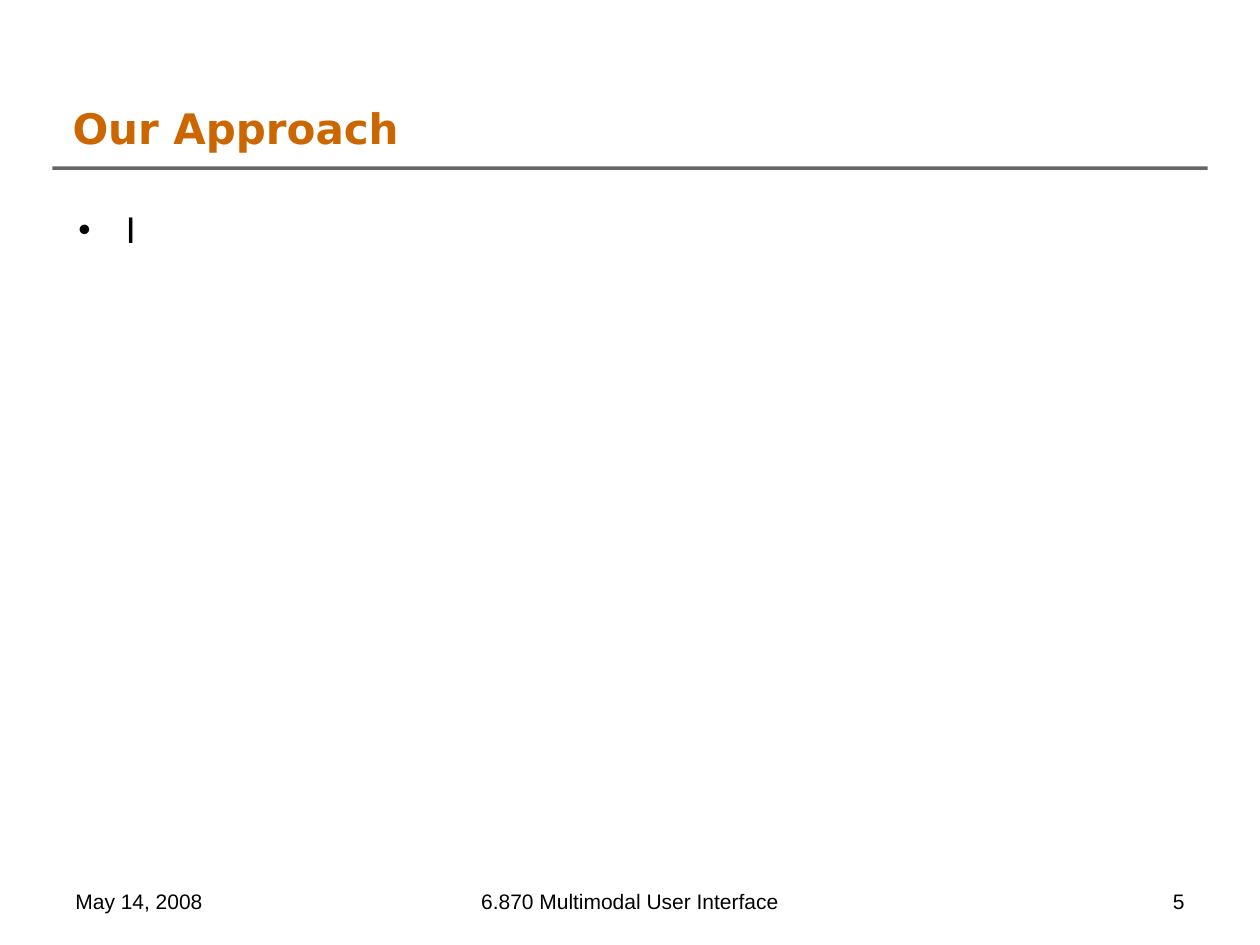
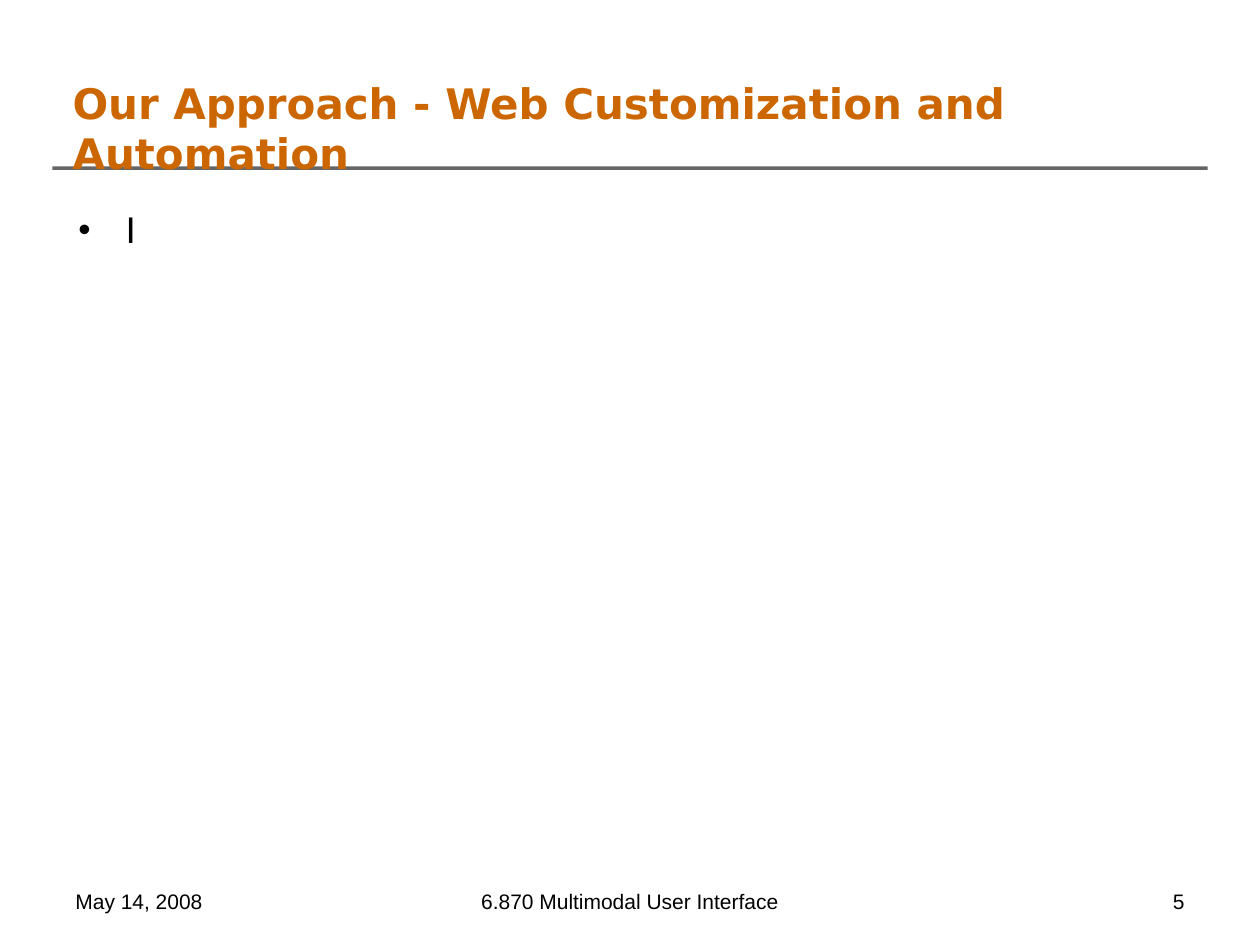
Before and after one commit to oshanis/webnnel, a slide deck: slide 5 of docs/6.870 Final Project Presentation.ppt. Drawn at 1260x945 pixels with LibreOffice and Linux fonts; fonts in the diff are those of the drawing; background and template pictures are left out. Boxes give left, top, right and bottom in pixels: in the first picture for what was removed or moved away, otherwise in the second. Text is boxed around its words. In the diff, an @@ line names an element or a change of style, - is before the commit and + after.

```diff
--- a/docs/6.870 Final Project Presentation.ppt
+++ b/docs/6.870 Final Project Presentation.ppt
@@ title at (73,87,1005,170): text changed @@
-Our Approach
+Our Approach - Web Customization and Automation
```
Also in this commit, not shown: 3 other slides changed, 2 slides added.
